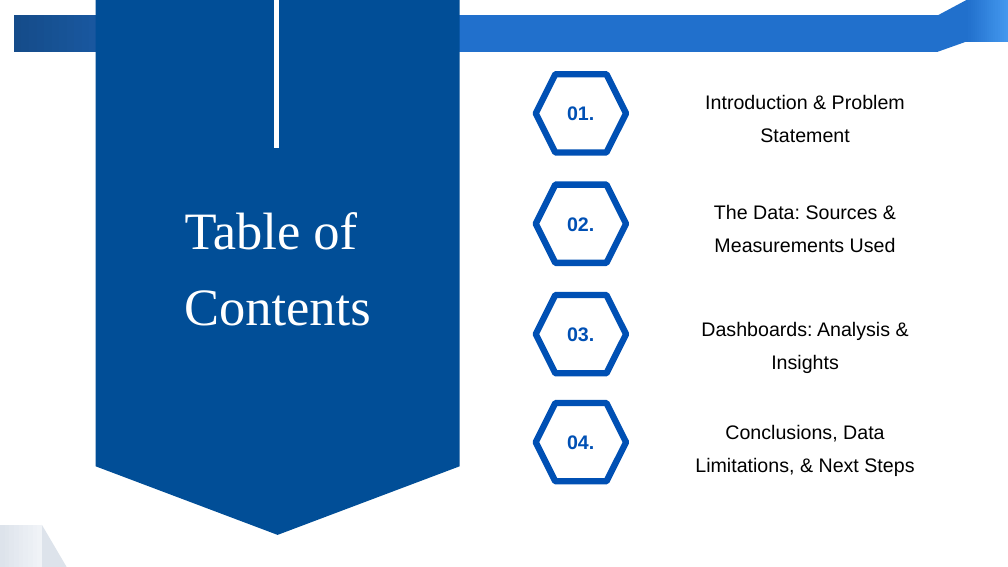
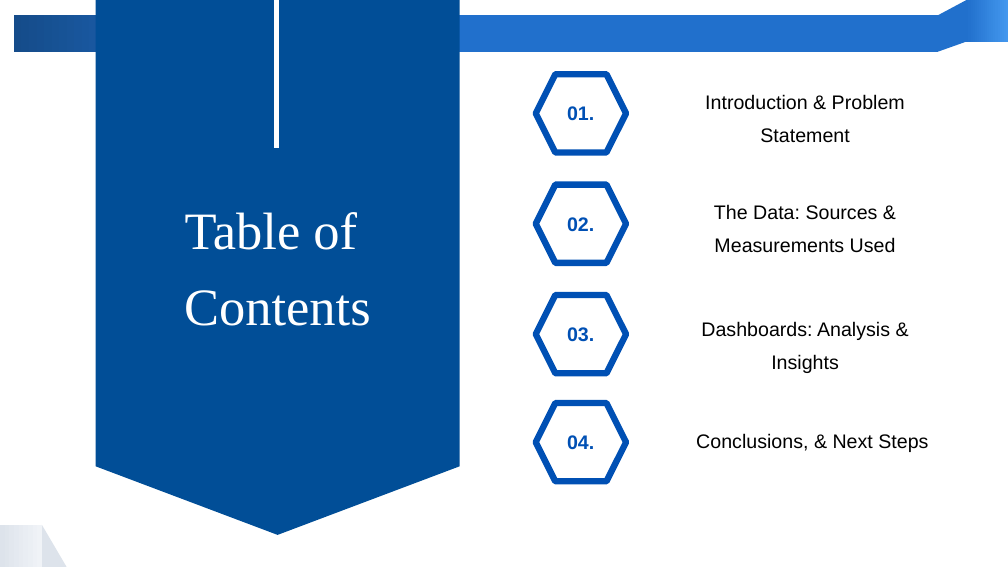
Before and after one commit to cdnapier/provider_cost_vs_quality, a slide deck: slide 3 of cdnapier_capstone_NSSDA13.pptx. Drawn at 1008x567 pixels with LibreOffice and Linux fonts; fonts in the diff are those of the drawing. Boxes give left, top, right and bottom in pixels: in the first picture for what was removed or moved away, otherwise in the second. Text is boxed around its words. In the diff, an @@ line names an element or a change of style, - is before the commit and + after.

```diff
--- a/cdnapier_capstone_NSSDA13.pptx
+++ b/cdnapier_capstone_NSSDA13.pptx
@@ text at box(696, 433, 928, 452): text changed @@
-Conclusions, Data Limitations, & Next Steps
+Conclusions, & Next Steps
```
Also in this commit, not shown: 5 other slides changed, 1 slide added, 1 slide removed, 7 other files.
